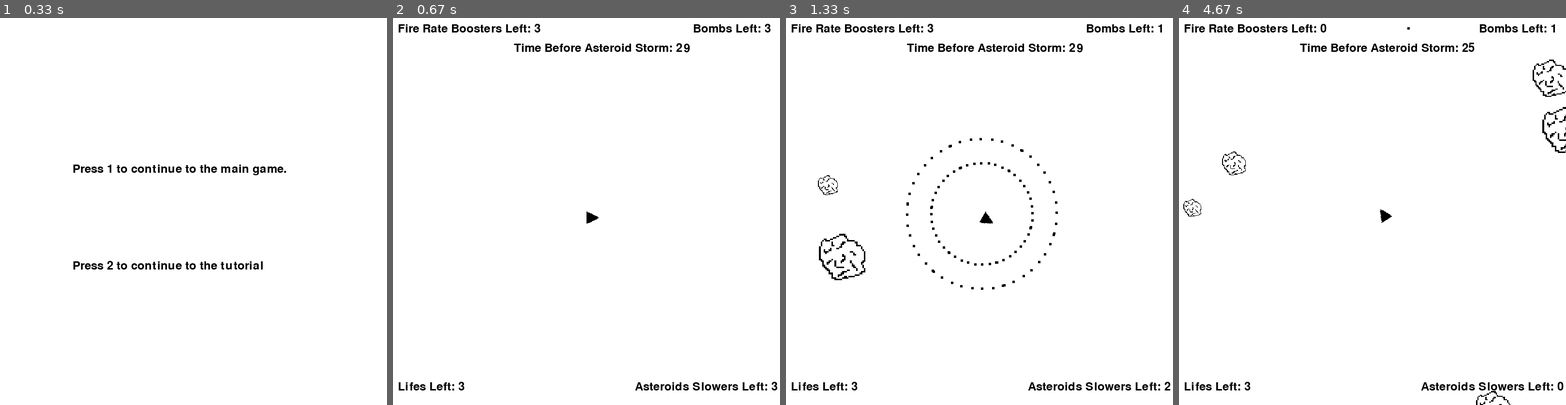
Above: before the commit, frames 1-4 (left to right).
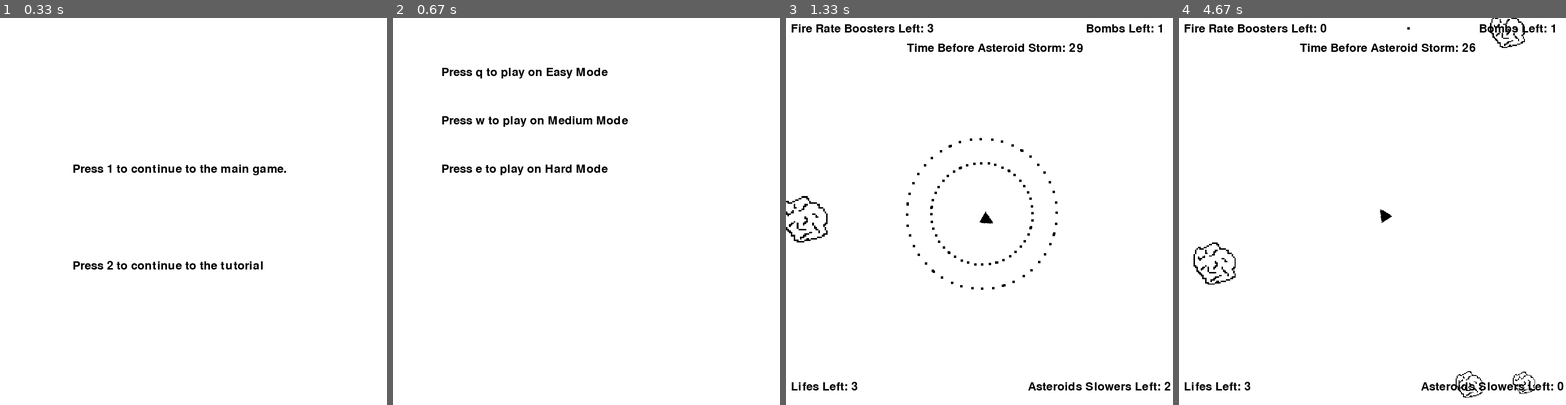
Above: after the commit, the same moments.

Repository: GTucker89/ICD02
Game: pygame game, started from pygame - unit/asteroid.py
The game is run twice, just before and just after one commit, with the same random seed, the same clock (stepped at 60 frames per second) and the same inputs.
Inputs:
- Up to frame 1 (0.33 s): no input
- Up to frame 2 (0.67 s): tap 1 at 0.33 s
- Up to frame 3 (1.33 s): hold Q 0.67-1.13 s; hold Shift from 1.17 s (still down); hold D from 1.17 s (still down)
- Up to frame 4 (4.67 s): release Shift at 1.63 s; release D at 1.63 s; hold E 1.67-2.13 s; hold D 1.67-2.13 s; tap Shift at 1.73, 2.03, 2.57, 2.87, 3.07, 3.4, 3.7, 3.9, 4.2, 4.47 s; tap Space at 2.17, 3.48 s; hold D 2.5-2.97 s; hold W 3-3.3 s; hold D 3.33-3.8 s; hold A 3.83-4.37 s; hold S from 4.4 s (still down)

Frame 1 is identical in both runs. In frame 2, 3.0% of the frame differs, in the area x 1-100%, y 1-97%; in frame 3, 0.6%; in frame 4, 1.0%.

Commit message:
Added difficuntly and fixed other issues

Diff:
--- a/pygame - unit/asteroid.py
+++ b/pygame - unit/asteroid.py
@@ -55,6 +55,7 @@
 invisable = True
 first_lope = True
 choice = 0
+difficunity_loop = True
 Tutorial_step_1 = True
 Tutorial_step_2 = False
 Tutorial_step_3 = False
@@ -65,6 +66,7 @@
 Tutorial_step_8 = False
 Tutorial_step_9 = False
 tutorial_counter = 0
+player_choice = 0
 def detanate_asteroids(x_new,y_new,speed,size):
     random_choice = random.randint(0,1)
     if random_choice == 0:
@@ -258,190 +260,211 @@
             first_lope = False
             lifes = 999
     elif choice == 1:
-        timer_1 = font.render(f"Time Before Asteroid Storm: {int(Storm_Timer)}", True, 'black')
-        timer_2 = font.render(f"Time Before the Storm Ends: {int(active_timer)}", True, 'black')
-        if Storm_Timer > 0:
-            Storm_Timer -= clock.get_time() / 1000
-            screen.blit(timer_1, (WIDTH//2 - 150, 50))
-            if Storm_Timer <= 0:
-                if event_storm == 0:
-                    active_timer = 15
-                if event_storm == 1:
-                    active_timer = 10
-                if event_storm == 2:
-                    active_timer = 30
-        if active_timer > 0 and event_storm == 1:
-            c  = difficunity -15
-            active_timer -= clock.get_time() /1000
-            screen.blit(timer_2, (WIDTH//2 - 150, 50))
-            if active_timer <= 0:
-                difficunity -= 2
-                c = difficunity
-                Storm_Timer = 30
-                fire_rate_booster_count += 1
-                bombs += 1
-                asteroid_slow += 1
-        if active_timer > 0 and event_storm == 0:
-            active_timer -= clock.get_time() / 1000
-            screen.blit(timer_2,(WIDTH//2 - 150, 50))
-            line_counter+= 1
-            if line_counter >= 180:
-                create_meteor_shower_line()
-                line_counter = 0
-            if active_timer <= 0:
-                difficunity -= 2
-                c = difficunity
-                Storm_Timer = 30
-                fire_rate_booster_count += 1
-                bombs += 1
-                asteroid_slow += 1
-        if active_timer > 0 and event_storm == 2:
-            active_timer -= clock.get_time() / 1000
-            screen.blit(timer_2,(WIDTH//2 - 150, 50))
-            line_counter+= 1
-            if line_counter >= 30:
-                add_asteroid(-4,-2,2,4,True)
-                line_counter = 0
-            if active_timer <= 0:
-                difficunity -= 2
-                c = difficunity
-                Storm_Timer = 30
-                fire_rate_booster_count += 1
-                bombs += 1
-                asteroid_slow += 1
-        fire_rate_boosters_left = font.render(f"Fire Rate Boosters Left: {int(fire_rate_booster_count)}",True,'black')
-        bombs_left = font.render(f"Bombs Left: {int(bombs)}",True,'black')
-        slows_left = font.render(f"Asteroids Slowers Left: {int(asteroid_slow)}",True,'black')
-        lifes_lefts = font.render(f"Lifes Left: {int(lifes)}",True,'black')
-        screen.blit(slows_left,(WIDTH-300,HEIGHT-50))
-        screen.blit(lifes_lefts,(10,HEIGHT-50))
-        screen.blit(bombs_left,(WIDTH-180,10))
-        screen.blit(fire_rate_boosters_left,(10,10))
-        keys = pygame.key.get_pressed()
-        if keys[pygame.K_w]:
-            x_speed, y_speed, center = x_y_speeds(player_x,player_x, angle, 3)
-            player_x += x_speed
-            player_y += y_speed
-            if player_x <= 0:
-                player_x = WIDTH - 25
-            if player_x >= 775:
-                player_x = 0
-            if player_y >= 775:
-                player_y = 0
-            if player_y <= 0:
-                player_y = HEIGHT - 25
+        difficunity_text1 = font.render(f"Press q to play on Easy Mode",True,'black')
+        difficunity_text2 = font.render(f"Press w to play on Medium Mode",True,'black')
+        difficunity_text3 = font.render(f"Press e to play on Hard Mode",True,'black')
+        if difficunity_loop == True:
+            screen.blit(difficunity_text1,(100,HEIGHT- 700))
+            screen.blit(difficunity_text2,(100,HEIGHT- 600))
+            screen.blit(difficunity_text3,(100,HEIGHT- 500))
+            keys = pygame.key.get_pressed()
+            if keys[pygame.K_q]:
+                c = 40
+                difficunity = 40
+                difficunity_loop = False
+            if keys[pygame.K_w]:
+                c = 30
+                difficunity = 30
+                difficunity_loop = False
+            if keys[pygame.K_e]:
+                c = 20
+                difficunity = 20
+                difficunity_loop = False
+
+        if difficunity_loop == False:
+            timer_1 = font.render(f"Time Before Asteroid Storm: {int(Storm_Timer)}", True, 'black')
+            timer_2 = font.render(f"Time Before the Storm Ends: {int(active_timer)}", True, 'black')
+            if Storm_Timer > 0:
+                Storm_Timer -= clock.get_time() / 1000
+                screen.blit(timer_1, (WIDTH//2 - 150, 50))
+                if Storm_Timer <= 0:
+                    if event_storm == 0:
+                        active_timer = 15
+                    if event_storm == 1:
+                        active_timer = 10
+                    if event_storm == 2:
+                        active_timer = 30
+            if active_timer > 0 and event_storm == 1:
+                c  = difficunity -15
+                active_timer -= clock.get_time() /1000
+                screen.blit(timer_2, (WIDTH//2 - 150, 50))
+                if active_timer <= 0:
+                    difficunity -= 2
+                    c = difficunity
+                    Storm_Timer = 30
+                    fire_rate_booster_count += 1
+                    bombs += 1
+                    asteroid_slow += 1
+            if active_timer > 0 and event_storm == 0:
+                active_timer -= clock.get_time() / 1000
+                screen.blit(timer_2,(WIDTH//2 - 150, 50))
+                line_counter+= 1
+                if line_counter >= 180:
+                    create_meteor_shower_line()
+                    line_counter = 0
+                if active_timer <= 0:
+                    difficunity -= 2
+                    c = difficunity
+                    Storm_Timer = 30
+                    fire_rate_booster_count += 1
+                    bombs += 1
+                    asteroid_slow += 1
+            if active_timer > 0 and event_storm == 2:
+                active_timer -= clock.get_time() / 1000
+                screen.blit(timer_2,(WIDTH//2 - 150, 50))
+                line_counter+= 1
+                if line_counter >= 30:
+                    add_asteroid(-4,-2,2,4,True)
+                    line_counter = 0
+                if active_timer <= 0:
+                    difficunity -= 2
+                    c = difficunity
+                    Storm_Timer = 30
+                    fire_rate_booster_count += 1
+                    bombs += 1
+                    asteroid_slow += 1
+            fire_rate_boosters_left = font.render(f"Fire Rate Boosters Left: {int(fire_rate_booster_count)}",True,'black')
+            bombs_left = font.render(f"Bombs Left: {int(bombs)}",True,'black')
+            slows_left = font.render(f"Asteroids Slowers Left: {int(asteroid_slow)}",True,'black')
+            lifes_lefts = font.render(f"Lifes Left: {int(lifes)}",True,'black')
+            screen.blit(slows_left,(WIDTH-300,HEIGHT-50))
+            screen.blit(lifes_lefts,(10,HEIGHT-50))
+            screen.blit(bombs_left,(WIDTH-180,10))
+            screen.blit(fire_rate_boosters_left,(10,10))
+            keys = pygame.key.get_pressed()
+            if keys[pygame.K_w]:
+                x_speed, y_speed, center = x_y_speeds(player_x,player_x, angle, 3)
+                player_x += x_speed
+                player_y += y_speed
+                if player_x <= 0:
+                    player_x = WIDTH - 25
+                if player_x >= 775:
+                    player_x = 0
+                if player_y >= 775:
+                    player_y = 0
+                if player_y <= 0:
+                    player_y = HEIGHT - 25
+                screen.blit(pygame.transform.rotate(space_ship,angle),(player_x,player_y))
+            if keys[pygame.K_s]:
+                x_speed, y_speed, center = x_y_speeds(player_x,player_y,angle,3)
+                player_x -= x_speed
+                player_y -= y_speed
+                if player_x <= 0:
+                    player_x = 0 + WIDTH
+                if player_x >= 775:
+                    player_x = 775 - WIDTH
+                if player_y >= 775:
+                    player_y = 775 - HEIGHT
+                if player_y <= 0:
+                    player_y = 0 + HEIGHT
+                screen.blit(pygame.transform.rotate(space_ship,angle),(player_x,player_y))
+            if keys[pygame.K_a]:
+                angle += 3
+                screen.blit(pygame.transform.rotate(space_ship,angle),(player_x,player_y))
+            if keys[pygame.K_d]:
+                angle += -3
+                screen.blit(pygame.transform.rotate(space_ship,angle),(player_x,player_y))
+            if keys[pygame.K_SPACE]:
+                bullet_counter += 1
+                if bullet_counter >= bc:
+                    bullet_counter = 0
+                    create_bullet(player_x,player_y,angle,5)
+                    pygame.mixer.Sound.play(shoot_sound)
+
+            if keys[pygame.K_q]:
+                booster_delay += 1
+                if booster_delay >= 10 and bombs > 0:
+                    create_bomb(player_x,player_y,5,angle)
+                    booster_delay = 0
+                    bombs -= 1
+                    booster_delay = 0
+            if keys[pygame.K_e]:
+                booster_delay += 1
+                if fire_rate_booster_count > 0 and booster_delay >= 10:
+                    fire_rate_booster_count -= 1
+                    fire_rate_boost = True
+                    bc = 2
+                    booster_delay = 0
+            if keys[pygame.K_LSHIFT]:
+                booster_delay += 1
+                if asteroid_slow > 0 and booster_delay >= 10:
+                    asteroid_slow -= 1
+                    High = 1
+                    Sec_High = 1
+                    Sec_Low = -1
+                    Low = -1
+                    slow = True
+                    booster_delay = 0
+            if slow == True:
+                slow_count += 1
+                if slow_count == 600:
+                    High = 4
+                    Sec_High = 2
+                    Sec_Low = -2
+                    Low = -4
+            if fire_rate_boost == True:
+                fire_rate_counter += 1
+                if fire_rate_counter == 600:
+                    bc = 10
+                    fire_rate_counter = 0
+                    fire_rate_boost = False
             screen.blit(pygame.transform.rotate(space_ship,angle),(player_x,player_y))
-        if keys[pygame.K_s]:
-            x_speed, y_speed, center = x_y_speeds(player_x,player_y,angle,3)
-            player_x -= x_speed
-            player_y -= y_speed
-            if player_x <= 0:
-                player_x = 0 + WIDTH
-            if player_x >= 775:
-                player_x = 775 - WIDTH
-            if player_y >= 775:
-                player_y = 775 - HEIGHT
-            if player_y <= 0:
-                player_y = 0 + HEIGHT
-            screen.blit(pygame.transform.rotate(space_ship,angle),(player_x,player_y))
-        if keys[pygame.K_a]:
-            angle += 3
-            screen.blit(pygame.transform.rotate(space_ship,angle),(player_x,player_y))
-        if keys[pygame.K_d]:
-            angle += -3
-            screen.blit(pygame.transform.rotate(space_ship,angle),(player_x,player_y))
-        if keys[pygame.K_SPACE]:
-            bullet_counter += 1
-            if bullet_counter >= bc:
-                bullet_counter = 0
-                create_bullet(player_x,player_y,angle,5)
-                pygame.mixer.Sound.play(shoot_sound)
-
-        if keys[pygame.K_q]:
-            booster_delay += 1
-            if booster_delay >= 10 and bombs > 0:
-                create_bomb(player_x,player_y,5,angle)
-                booster_delay = 0
-                bombs -= 1
-                booster_delay = 0
-        if keys[pygame.K_e]:
-            booster_delay += 1
-            if fire_rate_booster_count > 0 and booster_delay >= 10:
-                fire_rate_booster_count -= 1
-                fire_rate_boost = True
-                bc = 2
-                booster_delay = 0
-        if keys[pygame.K_LSHIFT]:
-            booster_delay += 1
-            if asteroid_slow > 0 and booster_delay >= 10:
-                asteroid_slow -= 1
-                High = 1
-                Sec_High = 1
-                Sec_Low = -1
-                Low = -1
-                slow = True
-                booster_delay = 0
-        if slow == True:
-            slow_count += 1
-            if slow_count == 600:
-                High = 4
-                Sec_High = 2
-                Sec_Low = -2
-                Low = -4
-        if fire_rate_boost == True:
-            fire_rate_counter += 1
-            if fire_rate_counter == 600:
-                bc = 5
-                fire_rate_counter = 0
-                fire_rate_boost = False
-        screen.blit(pygame.transform.rotate(space_ship,angle),(player_x,player_y))
-        center = [player_x, player_y + 25]
-        move_bullets()
-        move_asteroids()
-        counter += 1
-        if counter >= c:
-            add_asteroid(Low,Sec_Low,Sec_High,High,False)
-            counter = 0
-        for b in range(0,len(bullets)):
-            screen.blit(bullets[b][1],(bullets[b][2],bullets[b][3]))
-        for a in range(0,len(asteroids)):
-            screen.blit(asteroids[a][1],(asteroids[a][2],asteroids[a][3]))
-        hit_box = pygame.Rect(player_x,player_y,25,25)
-        if angle > 180:
-            angle = -180
-        if angle < -180:
-            angle = 180
-        x = len(bullets)-1
-        for b in range(x,-1,-1):
-         try:
+            center = [player_x, player_y + 25]
+            move_bullets()
+            move_asteroids()
+            counter += 1
+            if counter >= c:
+                add_asteroid(Low,Sec_Low,Sec_High,High,False)
+                counter = 0
+            for b in range(0,len(bullets)):
+                screen.blit(bullets[b][1],(bullets[b][2],bullets[b][3]))
+            for a in range(0,len(asteroids)):
+                screen.blit(asteroids[a][1],(asteroids[a][2],asteroids[a][3]))
+            hit_box = pygame.Rect(player_x,player_y,25,25)
+            if angle > 180:
+                angle = -180
+            if angle < -180:
+                angle = 180
+            x = len(bullets)-1
+            for b in range(x,-1,-1):
+             try:
+                for a in range(len(asteroids)-1,-1,-1):
+                    if bullets[b][0].colliderect(asteroids[a][0]['rect']):
+                        bullets.remove(bullets[b])
+                        if asteroids[a][9] == True:
+                            print("Here")
+                            detanate_asteroids(asteroids[a][2],asteroids[a][3],2,20)
+                            asteroids.remove(asteroids[a])
+                        else:
+                            asteroids.remove(asteroids[a])
+                            pygame.mixer.Sound.play(asteroid_explode)
+             except:
+                pass
+
             for a in range(len(asteroids)-1,-1,-1):
-                if bullets[b][0].colliderect(asteroids[a][0]['rect']):
-                    bullets.remove(bullets[b])
-                    if asteroids[a][9] == True:
-                        print("Here")
-                        detanate_asteroids(asteroids[a][2],asteroids[a][3],2,20)
-                        asteroids.remove(asteroids[a])
-                    else:
-                        asteroids.remove(asteroids[a])
-                        pygame.mixer.Sound.play(asteroid_explode)
-         except:
-            pass
-
-        for a in range(len(asteroids)-1,-1,-1):
-            if hit_box.colliderect(asteroids[a][0]['rect']) and invicible == False:
-                lifes -= 1
-                asteroids.remove(asteroids[a])
-                pygame.mixer.Sound.play(space_ship_explode)
-                invicible = True
-                invicible_timer = 3000
-                if lifes == 0:
-                    pygame.quit()
-                    sys.exit()
-            else:
-                invicible_timer -= 1
-                if invicible_timer <= 0:
-                    invicible = False
-                print(invicible)
+                if hit_box.colliderect(asteroids[a][0]['rect']) and invicible == False:
+                    lifes -= 1
+                    asteroids.remove(asteroids[a])
+                    pygame.mixer.Sound.play(space_ship_explode)
+                    invicible = True
+                    invicible_timer = 3000
+                    if lifes == 0:
+                        pygame.quit()
+                        sys.exit()
+                else:
+                    invicible_timer -= 1
+                    if invicible_timer <= 0:
+                        invicible = False
     elif choice == 2:
         Tutorial_step_1_text = font.render("Press A and D to rotate the Spaceship",True,'black')
         Tutorial_step_2_text = font.render("Press W and S to Move the the Spaceship Foward and Backward",True,'black')
